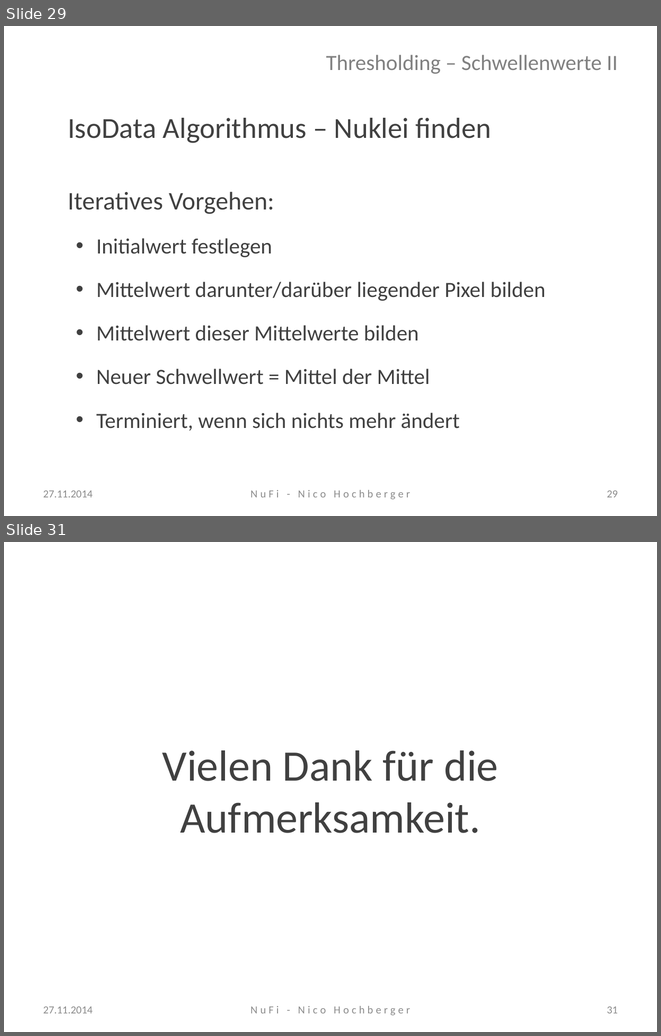
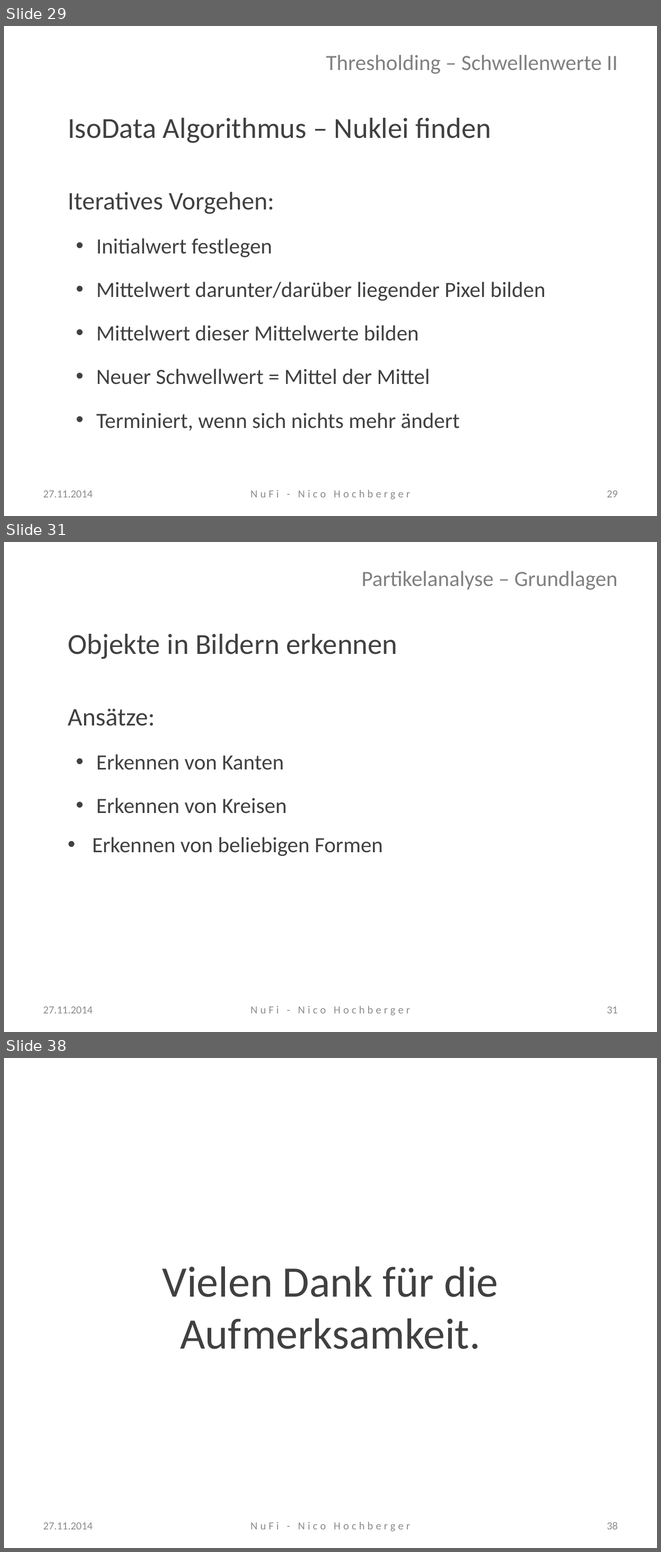
Before and after one commit to nhochberger/NuFiDocumentation, a slide deck: presentation/NuFi-Vortrag.pptx. Shown one above the other, each under a label of ours: slides 29 and 31 before the commit, slides 29, 31 and 38 after it; the slides between them are not shown. The pictures are 661x1036 and 661x1552 pixels, drawn with LibreOffice and Linux fonts; fonts in the diff are those of the drawing; background and template pictures are left out. Boxes give left, top, right and bottom in pixels: in the first picture for what was removed or moved away, otherwise in the second. Text is boxed around its words. In the diff, an @@ line names an element or a change of style, - is before the commit and + after.

```diff
--- a/presentation/NuFi-Vortrag.pptx
+++ b/presentation/NuFi-Vortrag.pptx
@@ slide 31 added at <box>4,542,657,1032</box>, background #FFFFFF @@
@@ title added at <box>362,571,618,590</box>, 24 pt, text #808080 @@
+Partikelanalyse – Grundlagen
@@ text added at <box>68,634,397,856</box>, 24 pt, text #404040 @@
+Objekte in Bildern erkennen
+Ansätze:
+  • Erkennen von Kanten
+  • Erkennen von Kreisen
+• Erkennen von beliebigen Formen
@@ text added at <box>43,1006,93,1013</box>, 12 pt, text #8C8C8C @@
+27.11.2014
@@ text added at <box>250,1006,410,1015</box>, 12 pt, text #8C8C8C @@
+NuFi - Nico Hochberger
@@ page number added at <box>607,1006,618,1013</box>, 12 pt, text #8C8C8C @@
+31
@@ what was slide 31 is now slide 38 @@
@@ page number at <box>607,1522,618,1529</box>: text changed @@
-31
+38
```
Also in this commit, not shown: 3 slides changed, 6 other slides added, 1 other file.
